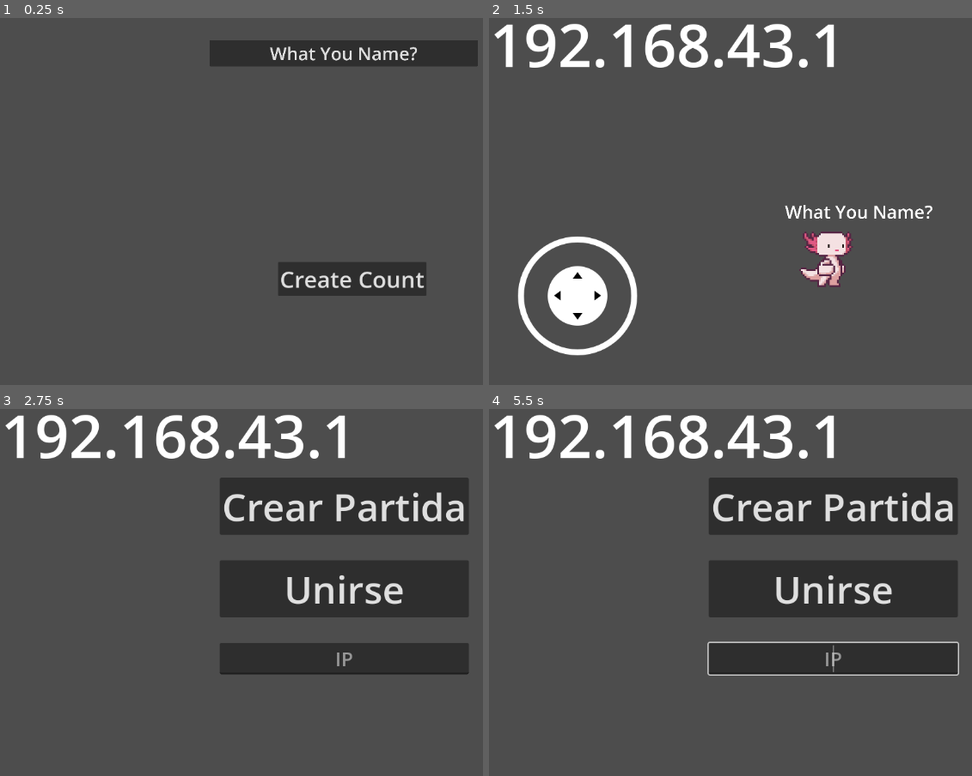
Above: before the commit, frames 1-4 (two rows, left to right).
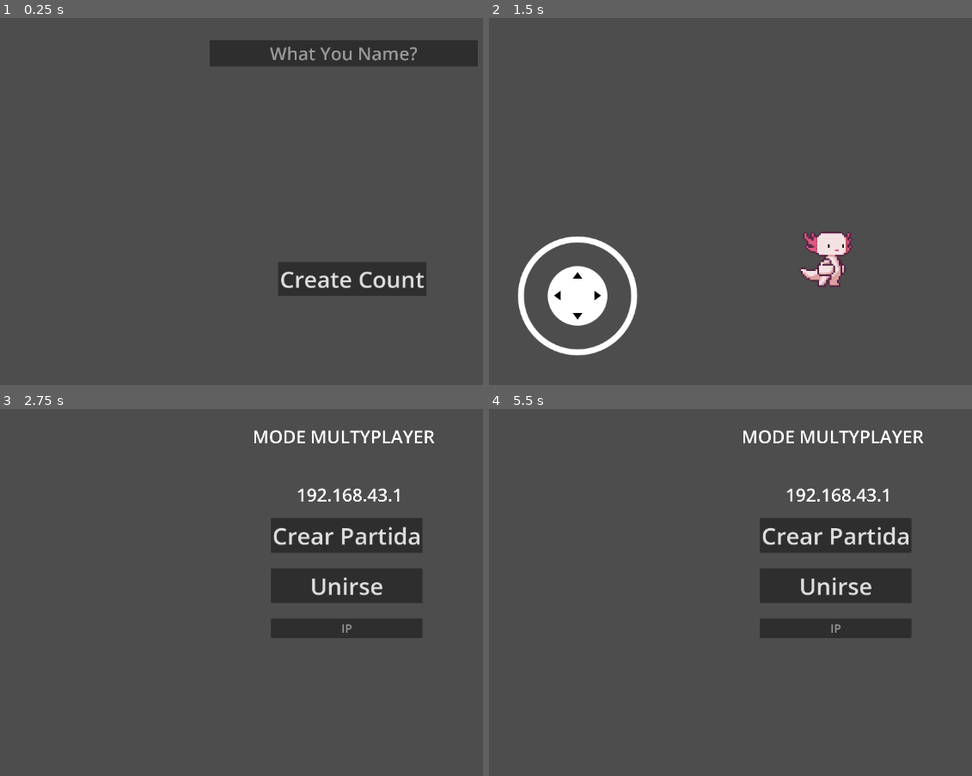
Above: after the commit, the same moments.

Repository: FelixGamerFG/Wasteland-Apocalypse-Zombies
Game: Godot game, scene res://scenes/main_scene.tscn
Two runs of this game, one before a commit and one after it. Both use one fixed random seed, a clock stepped at 60 frames per second and the inputs below.
Inputs (mouse positions are in pixels of both pictures, inside the frame that each line leads up to):
- Up to frame 1 (0.25 s): no input
- Up to frame 2 (1.5 s): click "Create Count" at 0.5 s; click "Crear Partida" at 1.25 s
- Up to frame 3 (2.75 s): tap Enter (ui_accept) at 2, 2.27 s; move the mouse to (outside the picture) at 2.02 s; hold Right (ui_right) from 2.03 s (still down); click (outside the picture) at 2.17 s
- Up to frame 4 (5.5 s): release Right (ui_right) at 2.75 s; click "Unirse" at 2.75 s; tap Enter (ui_accept) at 3.5, 4.25, 5 s; drag from (691, 603) to (798, 662) at 3.52 s; move the mouse to (899, 497) at 4.27 s; hold Left (ui_left) 4.28-5 s; drag from (798, 662) to (624, 526) at 5.02 s

The runs differ from the first frame. In frame 1, 0.4% of the frame differs, in the area x 55-87%, y 7-12%; in frame 2, 3.5%; in frame 3, 23%; in frame 4, 24%, in the area x 1-98%, y 1-73%.

Commit message:
ordensmiento de las variables

Diff:
--- a/Scripts/MainsST/main_scene.gd
+++ b/Scripts/MainsST/main_scene.gd
@@ -1,28 +1,40 @@
 extends Node
 
-@onready var menu = $Control/CenterContainer
-@onready var IP_edit = $Control/CenterContainer/VBoxContainer/LineEdit
+@onready var IP_edit = $CanvasLayer/Control/CenterContainer/VBoxContainer/LineEdit
+@onready var multijugador_title: Label = $CanvasLayer/Control/MultijugadorTitle
+@onready var text_map: Label = $CanvasLayer/Control/textMap
+@onready var center_container: CenterContainer = $CanvasLayer/Control/CenterContainer
+@onready var create_edit: Button = $CanvasLayer/Control/CreateEdit
+@onready var name_edit: LineEdit = $CanvasLayer/Control/NameEdit
+@onready var menu: CanvasLayer = $CanvasLayer
+
+
 
 var peer : ENetMultiplayerPeer = ENetMultiplayerPeer.new()
 
 var IP_ADRESS = "localhost" #for gpa
-var PORT = 0000
+var PORT = 7777
+
+
+
 
 func _ready() -> void:
 
 	#verificar cuenta existente
 	if Data_Pj.datosJP.Nombre != "name_null":
-		$CanvasLayer/textMap.visible = true
-		$Control/CenterContainer.visible = true
-		$Control/NameEdit.visible = false
-		$Control/CreateEdit.visible = false
+		text_map.visible = true
+		multijugador_title.visible = true
+		center_container.visible = true
+		name_edit.visible = false
+		create_edit.visible = false
 	else:
-		$Control/CenterContainer.visible = false
-		$Control/NameEdit.visible = true
-		$CanvasLayer/textMap.visible = false
+		center_container.visible = false
+		name_edit.visible = true
+		text_map.visible = false
+		multijugador_title.visible = false
 
 func _process(delta: float) -> void:
-	$CanvasLayer/textMap.text = IP_ADRESS
+	text_map.text = IP_ADRESS
 	if Input.is_action_just_pressed("ui_accept"):
 		get_tree().reload_current_scene()
 
@@ -57,7 +69,7 @@
 
 
 func _on_peer_connected(id : int = 1):
-	$CanvasLayer/textMap.visible = true
+	text_map.visible = true
 	IP_ADRESS = IP_edit.text
 	var player_scene = load("res://scenes/characters/players/pj.tscn").instantiate()
 	player_scene.name = str(id)
@@ -66,11 +78,11 @@
 
 
 func _on_create_edit_pressed() -> void:
-	$CanvasLayer/textMap.visible = true
-	$Control/CenterContainer.visible = true
-	$Control/NameEdit.visible = false
-	$Control/CreateEdit.visible = false
-	Data_Pj.datosJP.Nombre = $Control/NameEdit.text
+	text_map.visible = true
+	center_container.visible = true
+	name_edit.visible = false
+	create_edit.visible = false
+	Data_Pj.datosJP.Nombre = name_edit.text
 	Data_Pj._save_data()
 
 	pass
--- a/scenes/main_scene.tscn
+++ b/scenes/main_scene.tscn
@@ -8,60 +8,67 @@
 [node name="main_scene" type="Node"]
 script = ExtResource("1_2832d")
 
-[node name="Control" type="Control" parent="."]
+[node name="MultiplayerSpawner" type="MultiplayerSpawner" parent="."]
+_spawnable_scenes = PackedStringArray("res://scenes/characters/players/pj.tscn")
+spawn_path = NodePath("..")
+
+[node name="CanvasLayer" type="CanvasLayer" parent="."]
+
+[node name="Control" type="Control" parent="CanvasLayer"]
 layout_mode = 3
 anchors_preset = 0
 offset_right = 40.0
 offset_bottom = 40.0
 
-[node name="CenterContainer" type="CenterContainer" parent="Control"]
+[node name="CenterContainer" type="CenterContainer" parent="CanvasLayer/Control"]
 visible = false
 layout_mode = 1
 anchors_preset = 15
 anchor_right = 1.0
 anchor_bottom = 1.0
-offset_left = 370.0
-offset_top = 146.0
-offset_right = 748.0
-offset_bottom = 437.0
+offset_left = 456.0
+offset_top = 214.0
+offset_right = 834.0
+offset_bottom = 505.0
 grow_horizontal = 2
 grow_vertical = 2
+scale = Vector2(0.608639, 0.608639)
 
-[node name="VBoxContainer" type="VBoxContainer" parent="Control/CenterContainer"]
+[node name="VBoxContainer" type="VBoxContainer" parent="CanvasLayer/Control/CenterContainer"]
 layout_mode = 2
 theme_override_constants/separation = 43
 alignment = 1
 
-[node name="host" type="Button" parent="Control/CenterContainer/VBoxContainer"]
+[node name="host" type="Button" parent="CanvasLayer/Control/CenterContainer/VBoxContainer"]
 layout_mode = 2
 size_flags_horizontal = 0
 theme_override_font_sizes/font_size = 64
 text = "Crear Partida"
 
-[node name="join" type="Button" parent="Control/CenterContainer/VBoxContainer"]
+[node name="join" type="Button" parent="CanvasLayer/Control/CenterContainer/VBoxContainer"]
 layout_mode = 2
 theme_override_font_sizes/font_size = 64
 text = "Unirse"
 
-[node name="LineEdit" type="LineEdit" parent="Control/CenterContainer/VBoxContainer"]
+[node name="LineEdit" type="LineEdit" parent="CanvasLayer/Control/CenterContainer/VBoxContainer"]
 layout_mode = 2
 theme_override_font_sizes/font_size = 32
 placeholder_text = "IP"
 alignment = 1
 
-[node name="NameEdit" type="LineEdit" parent="Control"]
-layout_mode = 2
+[node name="NameEdit" type="LineEdit" parent="CanvasLayer/Control"]
+layout_mode = 0
 offset_left = 353.0
 offset_top = 68.0
 offset_right = 1853.0
 offset_bottom = 213.0
 scale = Vector2(0.3, 0.3)
 theme_override_font_sizes/font_size = 100
-text = "What You Name?"
+placeholder_text = "What You Name?"
 alignment = 1
 
-[node name="CreateEdit" type="Button" parent="Control"]
-layout_mode = 2
+[node name="CreateEdit" type="Button" parent="CanvasLayer/Control"]
+layout_mode = 0
 offset_left = 468.0
 offset_top = 441.0
 offset_right = 886.0
@@ -71,19 +78,29 @@
 theme_override_font_sizes/font_size = 64
 text = "Create Count"
 
-[node name="MultiplayerSpawner" type="MultiplayerSpawner" parent="."]
-_spawnable_scenes = PackedStringArray("res://scenes/characters/players/pj.tscn")
-spawn_path = NodePath("..")
+[node name="textMap" type="Label" parent="CanvasLayer/Control"]
+visible = false
+layout_mode = 0
+offset_left = 499.0
+offset_top = 154.0
+offset_right = 1038.0
+offset_bottom = 291.0
+scale = Vector2(0.298493, 0.298493)
+theme_override_font_sizes/font_size = 100
+text = "192.168.0.0"
+horizontal_alignment = 1
 
-[node name="CanvasLayer" type="CanvasLayer" parent="."]
-
-[node name="textMap" type="Label" parent="CanvasLayer"]
-offset_left = 3.0
-offset_top = 6.0
-offset_right = 303.0
-offset_bottom = 143.0
+[node name="MultijugadorTitle" type="Label" parent="CanvasLayer/Control"]
+visible = false
+layout_mode = 0
+offset_left = 425.0
+offset_top = 56.0
+offset_right = 1448.0
+offset_bottom = 193.0
+scale = Vector2(0.298493, 0.298493)
 theme_override_font_sizes/font_size = 100
-text = "mapa "
+text = "MODE MULTYPLAYER"
+horizontal_alignment = 1
 
 [node name="Map" type="Node" parent="."]
 
@@ -94,6 +111,6 @@
 position = Vector2(582.5, 0)
 shape = SubResource("RectangleShape2D_v1k1n")
 
-[connection signal="pressed" from="Control/CenterContainer/VBoxContainer/host" to="." method="_on_host_pressed"]
-[connection signal="pressed" from="Control/CenterContainer/VBoxContainer/join" to="." method="_on_join_pressed"]
-[connection signal="pressed" from="Control/CreateEdit" to="." method="_on_create_edit_pressed"]
+[connection signal="pressed" from="CanvasLayer/Control/CenterContainer/VBoxContainer/host" to="." method="_on_host_pressed"]
+[connection signal="pressed" from="CanvasLayer/Control/CenterContainer/VBoxContainer/join" to="." method="_on_join_pressed"]
+[connection signal="pressed" from="CanvasLayer/Control/CreateEdit" to="." method="_on_create_edit_pressed"]
